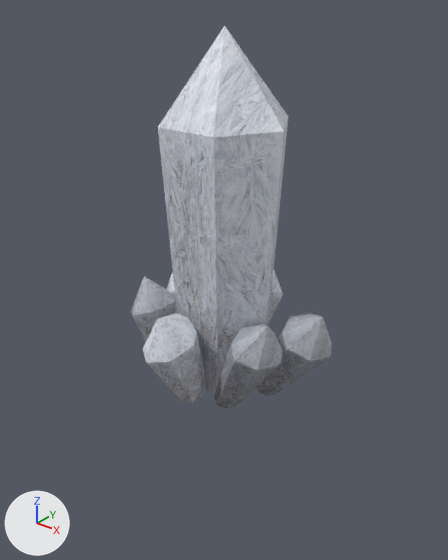
What one commit did to the FBX model SideScroller/Assets/LampLight_3DAsset_BlueCrystal.FBX.
Rendered twice from a 50 mm camera at (5.003, -0.816, 0.644) aimed at (4.407, -0.07, 0.182). Arrows for +X, +Y and +Z are at lower left; the lights stay in place. Where no turn or scale is listed for an object, it has been applied to the vertices.

In view in the first picture: 'Crystal003', 'Crystal013', 'Crystal017', 'Crystal019', 'Main_BlueCrystal'.
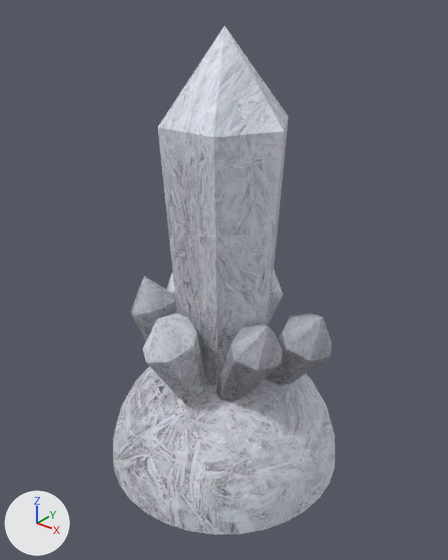
Edits to the bpy script that builds the scene:
```text
Add me_mesh_011:
    me_mesh_011.from_pydata(...)  # 257 vertices, 510 faces; spans x -0.217..0.217, y -0.217..0.217, z 0.0..0.217
    me_mesh_011.materials.append(mat_material__120)  # picture img_lamplight_texture_crystal_jpg
Add ob_lamplight_crystal_base003:
    ob_lamplight_crystal_base003 = bpy.data.objects.new('LampLight_Crystal_Base003', me_mesh_011)
    ob_lamplight_crystal_base003.location = (4.402, -0.064, -0.187)
```

Location of each change, [x1, y1, x2, y2] in pixels of the pictures (448 x 560 px):
'LampLight_Crystal_Base003', added: after [113, 366, 335, 535]
